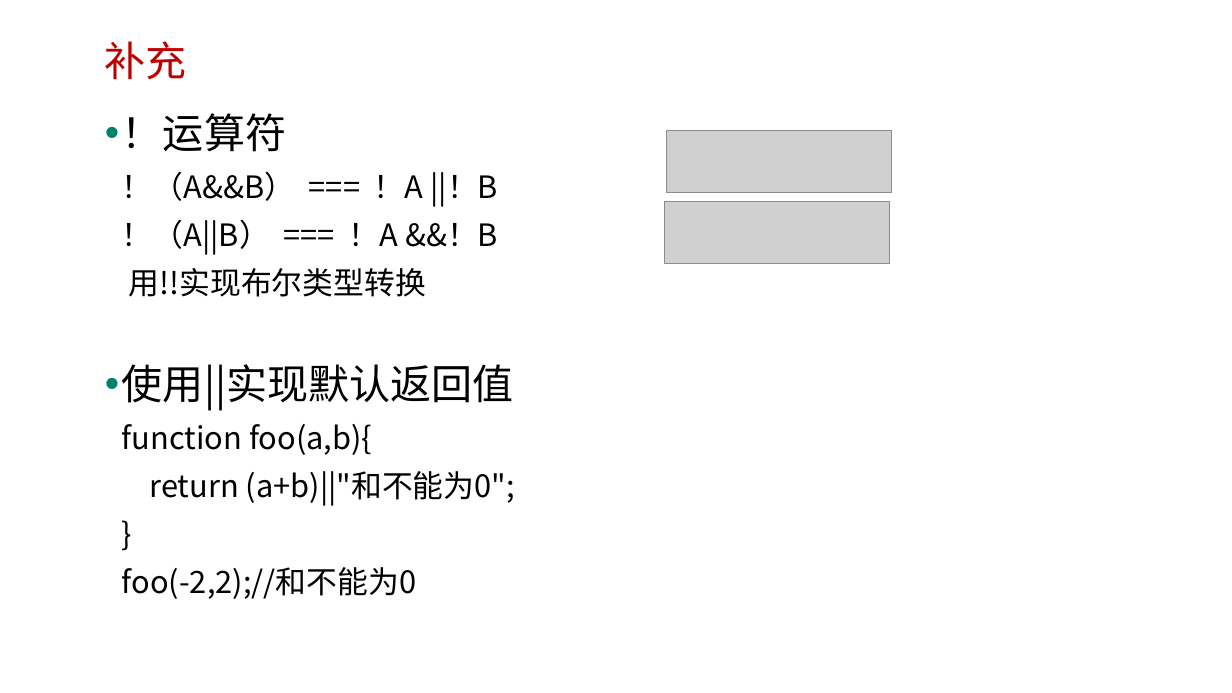
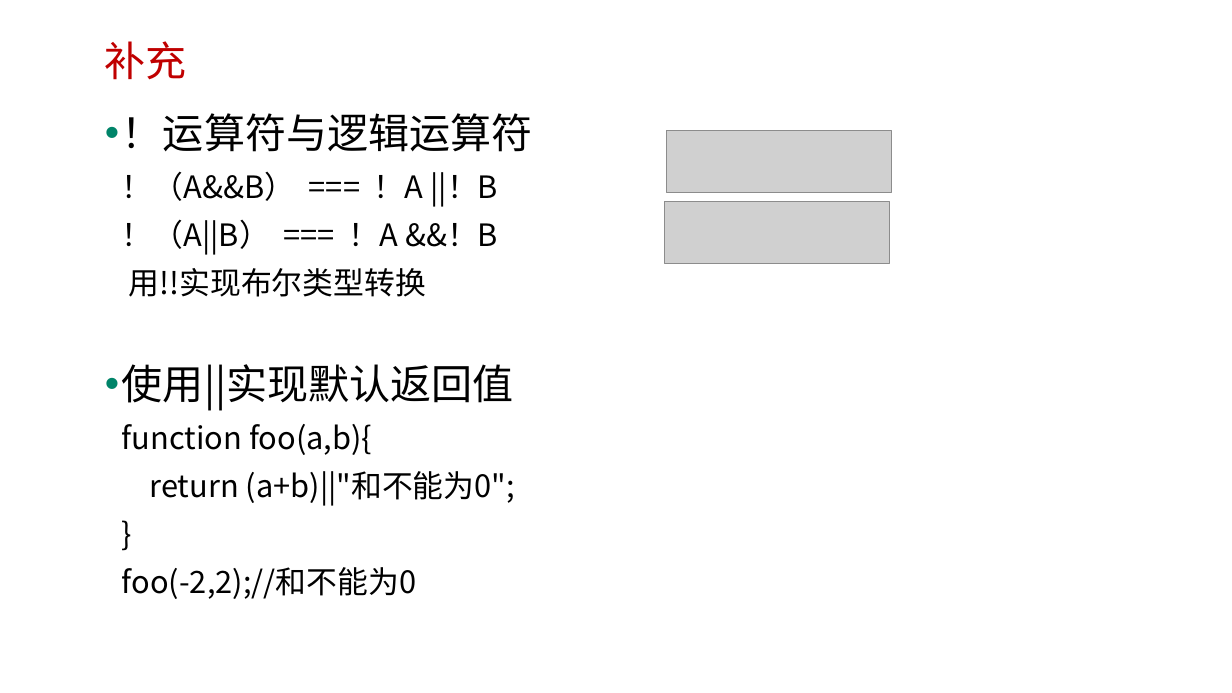
Before and after one commit to edu2act/course-javascript-advanced, a slide deck: slide 12 of 课程PPT/06.JS逻辑运算符进阶.pptx. Drawn at 1232x693 pixels with LibreOffice and Linux fonts; fonts in the diff are those of the drawing; grey boxes stand for pictures; background and template pictures are left out. Boxes give left, top, right and bottom in pixels: in the first picture for what was removed or moved away, otherwise in the second. Text is boxed around its words. In the diff, an @@ line names an element or a change of style, - is before the commit and + after.

```diff
--- a/课程PPT/06.JS逻辑运算符进阶.pptx
+++ b/课程PPT/06.JS逻辑运算符进阶.pptx
@@ text at (122, 113, 533, 297): text changed @@
-• ！运算符
-  ！（A&&B） === ！A ||！B
-  ！（A||B） === ！A &&！B
-  用!!实现布尔类型转换
+• ！运算符与逻辑运算符
+  ！（A&&B） === ！A ||！B
+  ！（A||B） === ！A &&！B
+  用!!实现布尔类型转换
```
Also in this commit, not shown: 1 other slide changed, 1 other file.
